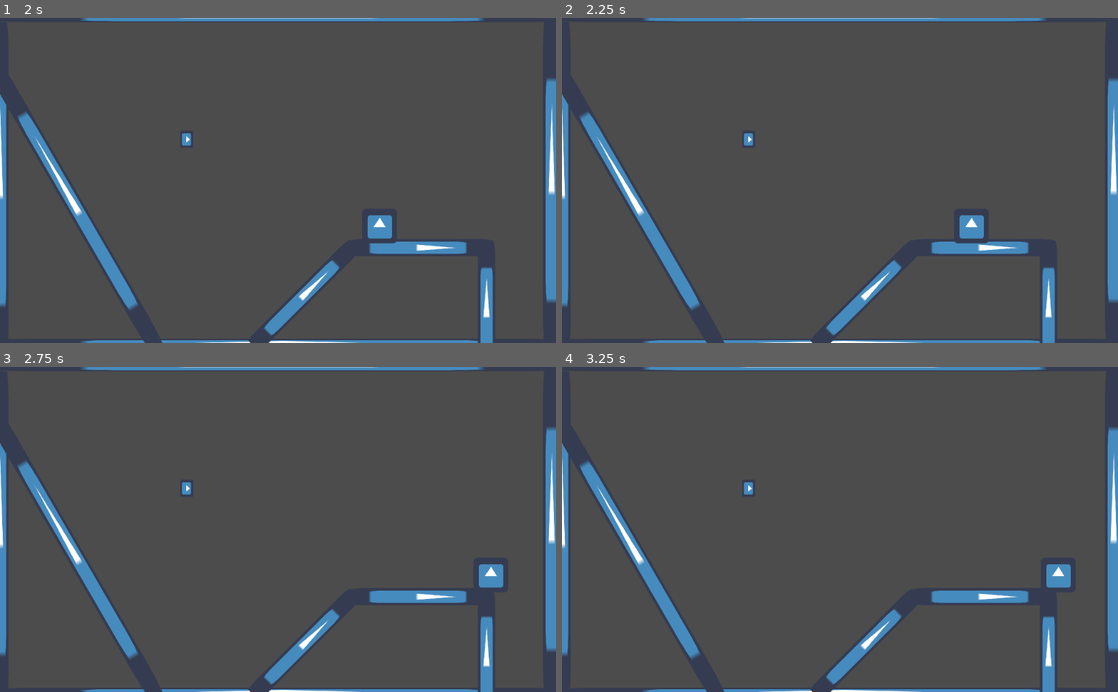
Above: before the commit, frames 1-4 (two rows, left to right).
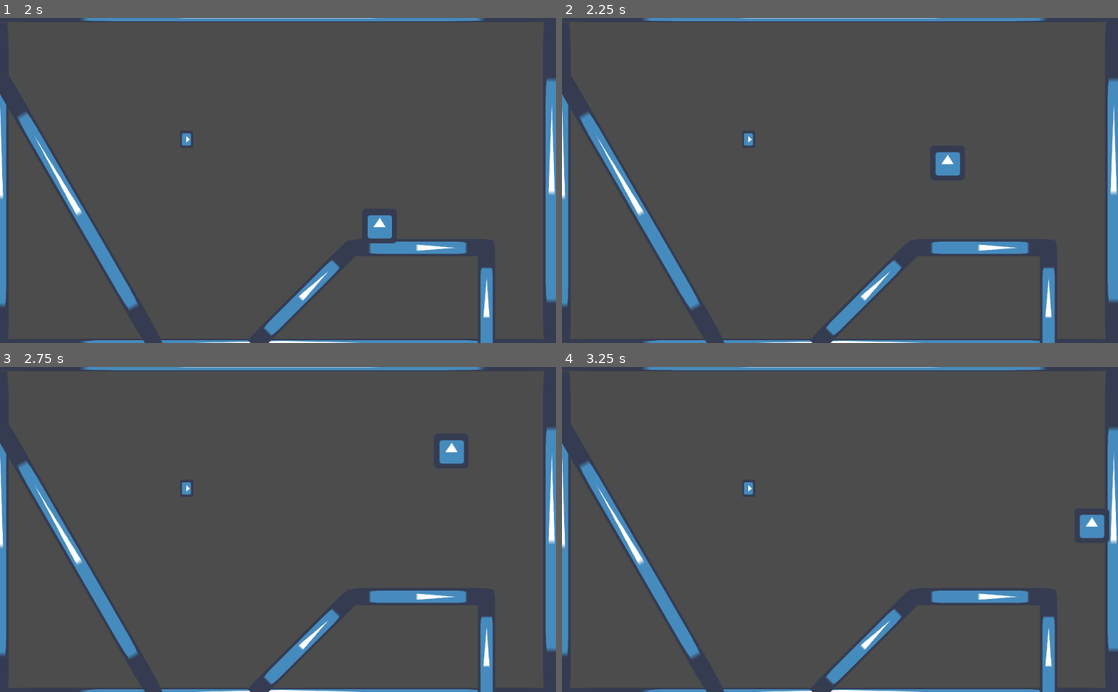
Above: after the commit, the same moments.

Repository: Praqma/GodotDevOps
Game: Godot game, scene res://Main.tscn
Two runs of this game, one before a commit and one after it. Both use one fixed random seed, a clock stepped at 60 frames per second and the inputs below. The engine's default icon, where the game draws it, is replaced by a stand-in: a white triangle on a blue panel in a dark square.
Inputs (mouse positions are in pixels of both pictures, inside the frame that each line leads up to):
- Up to frame 1 (2 s): tap Enter at 0.5 s; move the mouse to (400, 164) at 0.52 s; hold D (move_right) 0.53-1.25 s; tap Space (jump) at 0.6, 0.77, 1.07 s; click (400, 164) at 0.67 s; drag from (166, 196) to (250, 245) at 1.27 s
- Up to frame 2 (2.25 s): tap Space (jump) at 2, 2.1 s; move the mouse to (895, 109) at 2.02 s; hold D (move_right) from 2.03 s (still down)
- Up to frame 3 (2.75 s): keep holding D (move_right)
- Up to frame 4 (3.25 s): release D (move_right) at 2.75 s; drag from (812, 594) to (673, 480) at 2.77 s

Frame 1 is identical in both runs. In frame 2, 0.7% of the frame differs, in the area x 67-77%, y 41-70%; in frame 3, 0.6%; in frame 4, 0.7%, in the area x 87-99%, y 43-68%.

Commit message:
Add resetting jump counter when landing
Fixes #7

Diff:
--- a/PlayerController.gd
+++ b/PlayerController.gd
@@ -58,15 +58,22 @@
 
 	var just_landed := is_on_floor() and not snap
 	if just_landed:
-		snap = true
+		land()
 
 func jump():
 	if jumpCount <= 0:
 		return
 
+#	if !is_on_floor():
+#		jumpCount -= 1
+
 	velocity.y = -jumpForce
 	snap = false
 	jumpCount -= 1
+
+func land():
+	snap = true
+	jumpCount = maxJumpCount
 
 func calculate_velocity(delta : float):
 	if is_on_floor():
--- a/Test/Unit/test_VerticalMovement.gd
+++ b/Test/Unit/test_VerticalMovement.gd
@@ -35,3 +35,11 @@
 	controller.jump()
 
 	assert_eq(controller.jumpCount, params[1])
+
+func test_landing_resets_jump_count():
+	controller.maxJumpCount = 3
+	controller.jumpCount = 0
+
+	controller.land()
+
+	assert_eq(controller.jumpCount, controller.maxJumpCount)
